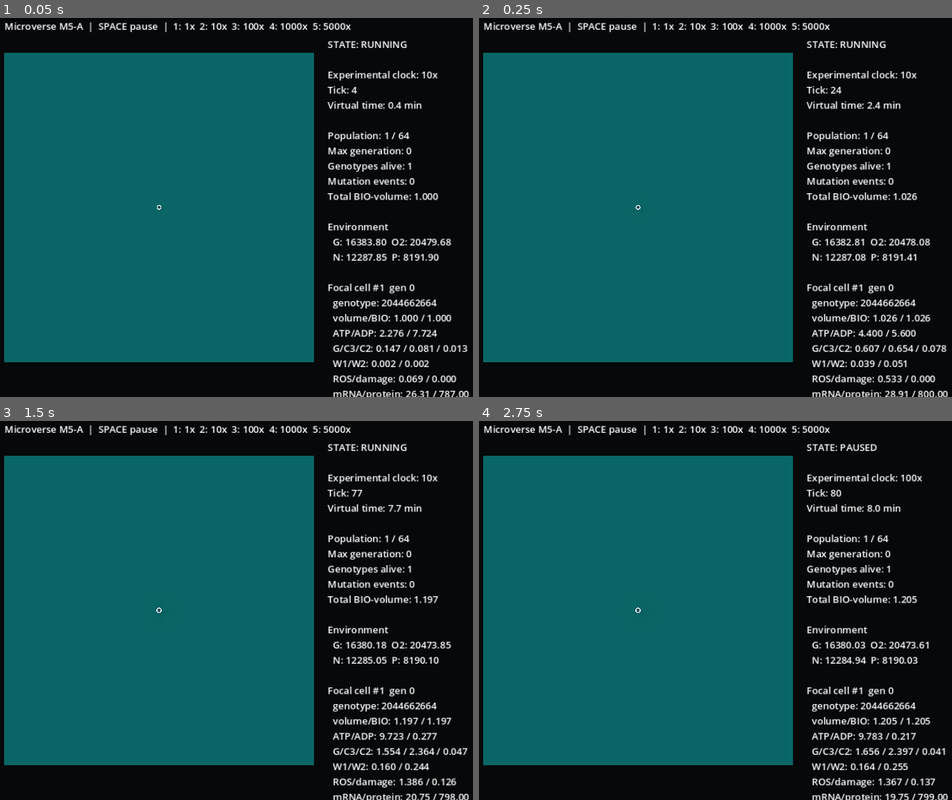
Above: before the commit, frames 1-4 (two rows, left to right).
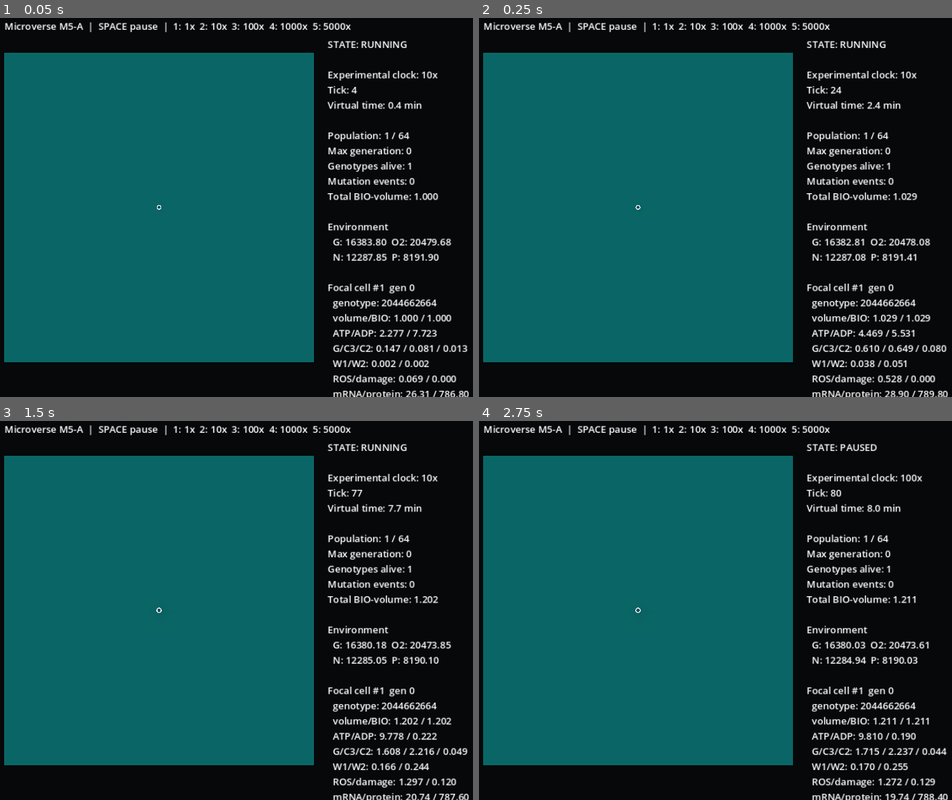
Above: after the commit, the same moments.

Repository: Feynman26/Microverse
Game: Godot game, scene res://src/ui/main.tscn
Two runs of this game, one before a commit and one after it. Both use one fixed random seed, a clock stepped at 60 frames per second and the inputs below.
Inputs:
- Up to frame 1 (0.05 s): no input
- Up to frame 2 (0.25 s): no input
- Up to frame 3 (1.5 s): tap Enter at 0.5 s; tap 1 at 0.6 s; tap Space at 0.77, 1.25 s; tap 2 at 1.35 s
- Up to frame 4 (2.75 s): tap Space at 1.52 s; tap Enter at 2 s; tap 3 at 2.1 s

The runs differ from the first frame. In frame 1, less than 0.1% of the frame differs, in the area x 84-99%, y 82-100%; in frame 2, 0.3%; in frame 3, 0.4%; in frame 4, 0.4%, in the area x 33-99%, y 46-100%.

Commit message:
feat: make translation a shared finite resource

Diff:
--- a/src/expression/expression_system.gd
+++ b/src/expression/expression_system.gd
@@ -88,19 +88,37 @@
 			pd_by_signature[signature] = minf(protein_amount, float(rng.poisson(pd_lambda)))
 		protein_decay_proposals[locus_id] = pd_by_signature
 
+	# Ribosomes are a shared physical resource. Translation proposals are made
+	# from the common pre-step snapshot and then scaled proportionally, so gene
+	# iteration order cannot grant a locus preferential access to translation.
+	var proteome_capacity: float = (
+		float(config.proteome_capacity_reference_units)
+		* float(config.expression_reference_protein_count)
+	)
+	var translation_capacity: float = (
+		proteome_capacity
+		* float(config.translation_capacity_fraction_of_proteome_per_min)
+		* dt
+	)
+	var ribosome_scale: float = 1.0
+	if total_translation_events > translation_capacity and total_translation_events > 0.0:
+		ribosome_scale = translation_capacity / total_translation_events
+	var ribosome_limited_translation: float = total_translation_events * ribosome_scale
+
 	var tx_atp_demand: float = total_tx_events * float(config.transcription_atp_cost_per_event)
-	var tl_atp_demand: float = total_translation_events * float(config.translation_atp_cost_per_event)
+	var tl_atp_demand: float = ribosome_limited_translation * float(config.translation_atp_cost_per_event)
 	var total_atp_demand: float = tx_atp_demand + tl_atp_demand
 	var available_atp: float = maxf(0.0, float(pool_snapshot.get("ATP", 0.0)))
 	var atp_scale: float = 1.0 if total_atp_demand <= available_atp or total_atp_demand <= 0.0 else available_atp / total_atp_demand
 	var nuc_demand: float = total_tx_events * float(config.transcription_nuc_cost_per_event)
-	var aa_demand: float = total_translation_events * float(config.translation_aa_cost_per_event)
+	var aa_demand: float = ribosome_limited_translation * float(config.translation_aa_cost_per_event)
 	var available_nuc: float = maxf(0.0, float(pool_snapshot.get("NUC", 0.0)))
 	var available_aa: float = maxf(0.0, float(pool_snapshot.get("AA", 0.0)))
 	var nuc_scale: float = 1.0 if nuc_demand <= available_nuc or nuc_demand <= 0.0 else available_nuc / nuc_demand
 	var aa_scale: float = 1.0 if aa_demand <= available_aa or aa_demand <= 0.0 else available_aa / aa_demand
 	var tx_scale: float = minf(atp_scale, nuc_scale)
-	var translation_scale: float = minf(atp_scale, aa_scale)
+	var translation_resource_scale: float = minf(atp_scale, aa_scale)
+	var translation_scale: float = ribosome_scale * translation_resource_scale
 
 	var accepted_tx: float = 0.0
 	var accepted_translation: float = 0.0
@@ -152,6 +170,8 @@
 		"atp_spent": synthesis_atp,
 		"tx_scale": tx_scale,
 		"translation_scale": translation_scale,
+		"translation_capacity": translation_capacity,
+		"ribosome_scale": ribosome_scale,
 		"regulation": regulation_factors
 	}
 
@@ -328,5 +348,7 @@
 		"atp_spent": 0.0,
 		"tx_scale": 1.0,
 		"translation_scale": 1.0,
+		"translation_capacity": 0.0,
+		"ribosome_scale": 1.0,
 		"regulation": {}
 	}
